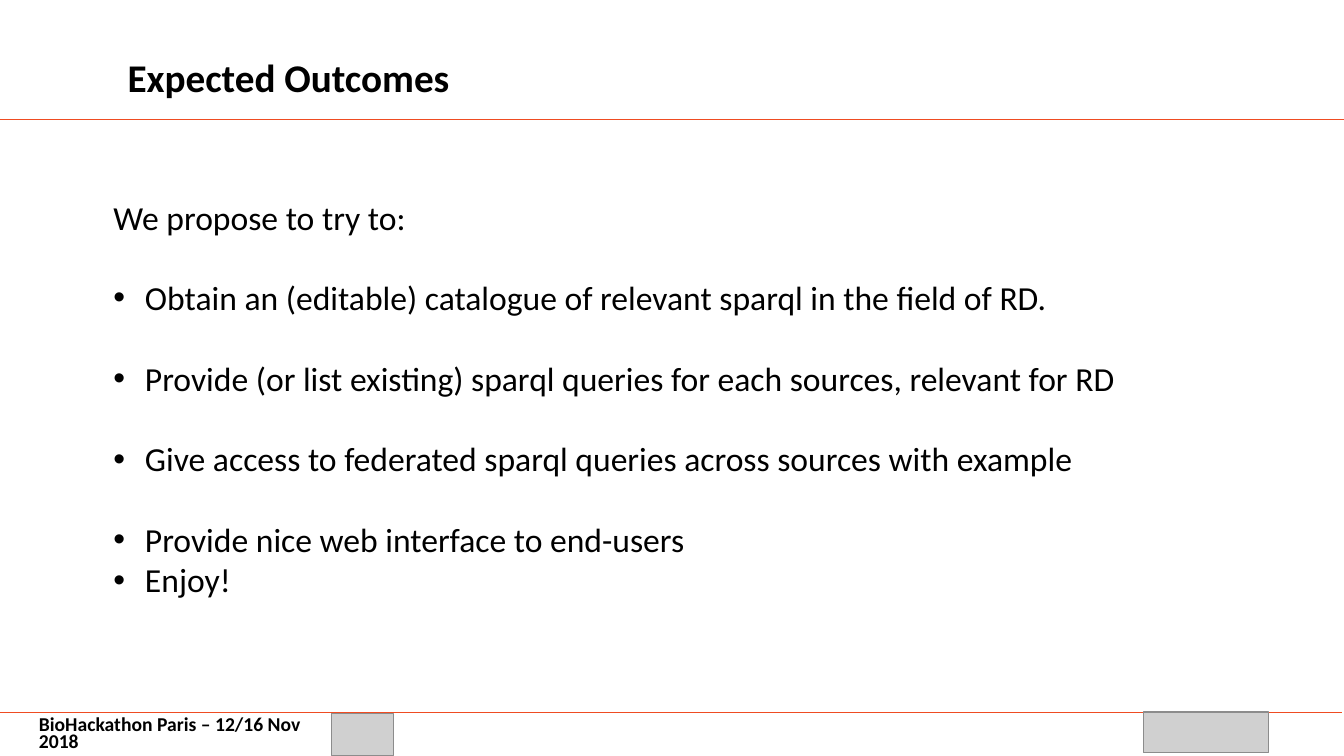
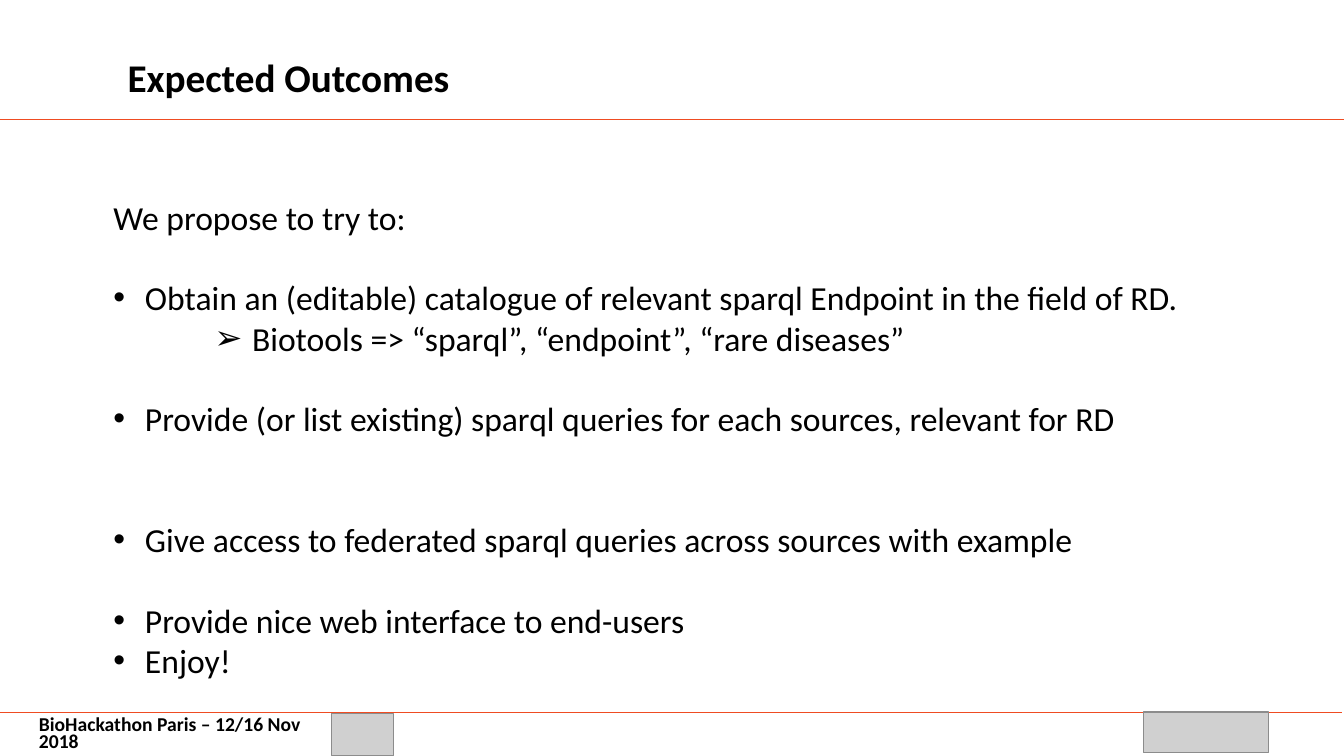
Before and after one commit to elixir-europe/BioHackathon, a slide deck: slide 5 of interoperability/Development of a catalog of federated SPARQL queries in the field of Rare Diseases/BH_Orphanet_SPARQL.pptx. Drawn at 1344x756 pixels with LibreOffice and Linux fonts; fonts in the diff are those of the drawing; grey boxes stand for pictures; background and template pictures are left out. Boxes give left, top, right and bottom in pixels: in the first picture for what was removed or moved away, otherwise in the second. Text is boxed around its words. In the diff, an @@ line names an element or a change of style, - is before the commit and + after.

Commit message:
Update slides

```diff
--- a/interoperability/Development of a catalog of federated SPARQL queries in the field of Rare Diseases/BH_Orphanet_SPARQL.pptx
+++ b/interoperability/Development of a catalog of federated SPARQL queries in the field of Rare Diseases/BH_Orphanet_SPARQL.pptx
@@ text at [145, 285, 1177, 357]: text changed @@
-• Obtain an (editable) catalogue of relevant sparql in the field of RD.
+• Obtain an (editable) catalogue of relevant sparql Endpoint in the field of RD.
+    ➢ Biotools => “sparql”, “endpoint”, “rare diseases”
```
Also in this commit, not shown: 2 other slides changed.
